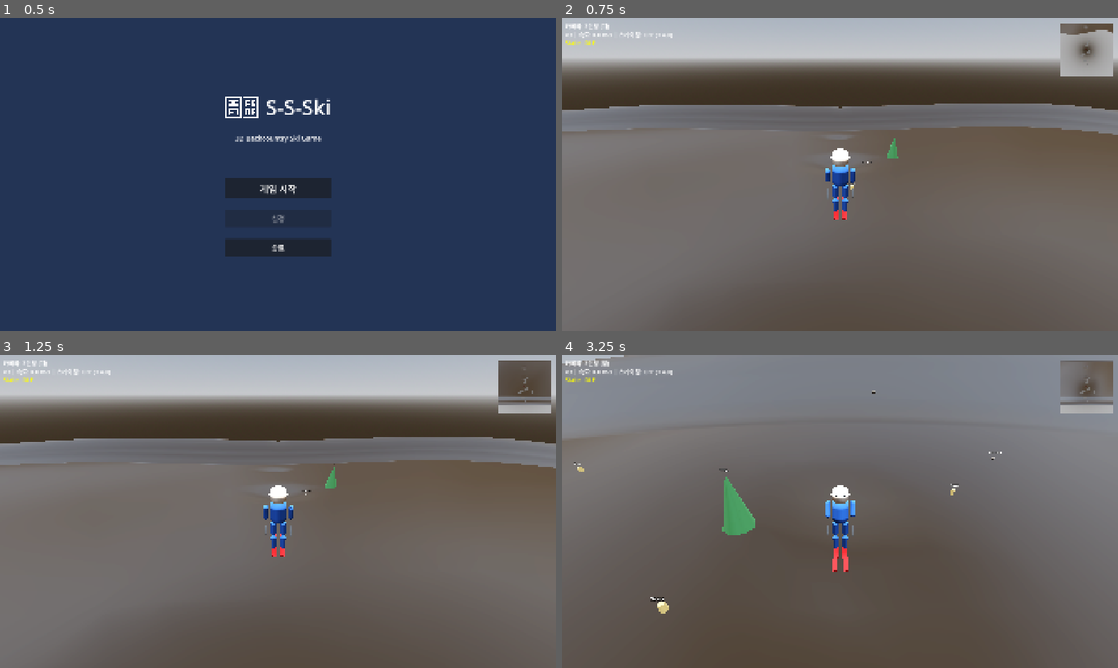
Above: before the commit, frames 1-4 (two rows, left to right).
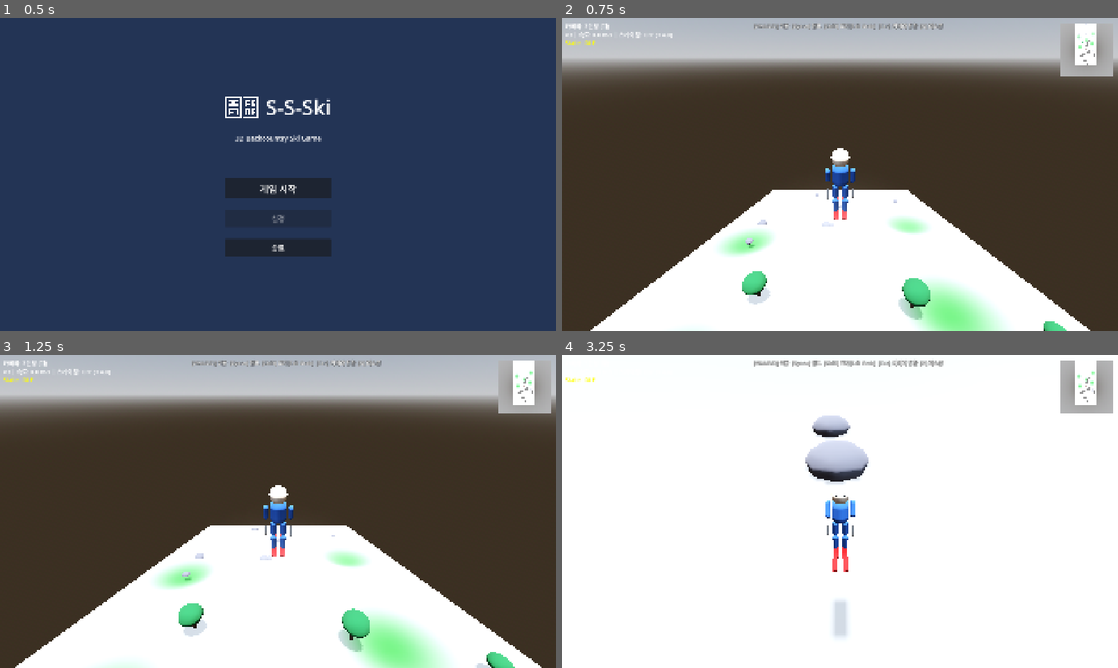
Above: after the commit, the same moments.

Repository: kimhanui/ski-boarder
Game: Godot game, scene res://scenes/ui/title_screen.tscn
The game is run twice, just before and just after one commit, with the same random seed, the same clock (stepped at 60 frames per second) and the same inputs.
Inputs (mouse positions are in pixels of both pictures, inside the frame that each line leads up to):
- Up to frame 1 (0.5 s): no input
- Up to frame 2 (0.75 s): click "게임 시작" at 0.5 s
- Up to frame 3 (1.25 s): no input
- Up to frame 4 (3.25 s): move the mouse to (962, 495) at 1.27 s; hold D (move_right) 1.28-2 s; hold Tab (toggle_camera) 1.28-2 s; click (962, 495) at 1.42 s; tap Space (jump) at 1.52 s; tap L (toggle_terrain) at 1.55, 3.05 s; drag from (728, 527) to (812, 574) at 2.02 s; move the mouse to (895, 442) at 2.77 s; hold D (move_right) from 2.78 s (still down); hold Shift (sprint) from 2.78 s (still down)

Frame 1 is identical in both runs. In frame 2, 72% of the frame differs, in the area x 0-100%, y 1-100%; in frame 3, 74%; in frame 4, 99%, in the area x 0-100%, y 0-100%.

Commit message:
Improve V2 terrain system and add UI key guide
Major improvements:
- Fix V2 terrain player spawn position (Y=10 instead of Y=355)
- Fix hole respawn issue by adjusting threshold and positions
- Add on-screen key guide display at top of screen
- Restrict L key terrain toggle to test mode only
- Reduce camera modes from 4 to 3 (remove free camera from F1 cycle)
- Fix obstacles floating above terrain by removing +1.0m offset
- Enable ETC2 ASTC texture compression for macOS builds

Changes:
- procedural_slope.gd: V2 terrain uses correct spawn height
- player_v3.gd: Respawn threshold -50m → -70m, camera modes 3 only
- terrain_generator_v2.gd: Hole positions adjusted, obstacle offset removed
- main.gd: L key restricted to test mode, key guide added
- key_guide.gd: New UI component showing controls
- project.godot: ETC2 ASTC compression enabled

🤖 Generated with [Claude Code](https://claude.com/claude-code)

Co-Authored-By: Claude <noreply@anthropic.com>

Diff:
--- a/project.godot
+++ b/project.godot
@@ -107,6 +107,7 @@
 
 textures/canvas_textures/default_texture_filter=2
 renderer/rendering_method.mobile="gl_compatibility"
+textures/vram_compression/import_etc2_astc=true
 lights_and_shadows/directional_shadow/soft_shadow_filter_quality=3
 anti_aliasing/quality/msaa_3d=2
 environment/defaults/default_clear_color=Color(0.53, 0.81, 0.92, 1)
--- a/scenes/environment/procedural_slope.gd
+++ b/scenes/environment/procedural_slope.gd
@@ -9,7 +9,7 @@
 @export var random_seed: int = -1
 
 ## Terrain version: 0=V1 (Procedural), 1=V2 (Flat)
-@export_enum("V1 (Procedural)", "V2 (Flat)") var terrain_version: int = 0
+@export_enum("V1 (Procedural)", "V2 (Flat)") var terrain_version: int = 1
 
 ## Optional JSON file path. If difficulty is set, this is ignored and terrain is generated procedurally.
 @export var slope_data_path: String = "res://resources/slope_data.json"
@@ -103,11 +103,16 @@
 	# For procedural generation, calculate start position from config
 	var start_point: Array
 
-	if not diff.is_empty():
-		# Procedural: use config to get start height
+	# V2 지형은 Y=0 부근에 있으므로 다른 높이 사용
+	if terrain_version == 1:  # V2 (Flat)
+		# V2는 0-200m 길이의 평평한 경사면, Y=0 부근
+		start_point = [0, 5, -20]  # 지형 표면 약간 위
+		print("Calculated V2 start point: [%.1f, %.1f, %.1f]" % [start_point[0], start_point[1], start_point[2]])
+	elif not diff.is_empty():
+		# V1 Procedural: use config to get start height
 		var config = DifficultyConfig.get_config(diff)
 		start_point = [0, config.vertical_drop, -20]
-		print("Calculated procedural start point: [%.1f, %.1f, %.1f]" % [start_point[0], start_point[1], start_point[2]])
+		print("Calculated V1 procedural start point: [%.1f, %.1f, %.1f]" % [start_point[0], start_point[1], start_point[2]])
 	else:
 		# JSON: get from path spline data
 		var path_data = data.get("path_spline", {})
@@ -127,7 +132,7 @@
 		return
 
 	# Position player above start point with some clearance
-	# Move player slightly 	into the slope (negative Z) to ensure they're on terrain
+	# Move player slightly into the slope (negative Z) to ensure they're on terrain
 	var spawn_position = Vector3(start_point[0], start_point[1] + 5.0, start_point[2] - 10.0)
 	player.global_position = spawn_position
 
--- a/scenes/main.gd
+++ b/scenes/main.gd
@@ -19,6 +19,9 @@
 	# Force DirectionalLight3D shadow settings (prevent Godot editor from removing them)
 	_enforce_shadow_settings()
 
+	# Add key guide to UI
+	_add_key_guide()
+
 	# Connect Test Mode Manager signal
 	TestModeManager.test_mode_changed.connect(_on_test_mode_changed)
 	# Apply initial test mode state
@@ -76,7 +79,11 @@
 
 func _unhandled_input(event: InputEvent) -> void:
 	if event.is_action_pressed("toggle_terrain"):
-		_toggle_terrain_version()
+		# L 키는 테스트 모드일 때만 작동
+		if TestModeManager.test_mode_enabled:
+			_toggle_terrain_version()
+		else:
+			print("[Main] L key ignored - test mode OFF")
 
 
 func _toggle_terrain_version() -> void:
@@ -215,3 +222,19 @@
 
 	# Note: Functionality remains active even when UI is hidden
 	# Keyboard shortcuts still work (e.g., L for terrain toggle)
+
+
+func _add_key_guide() -> void:
+	# 키 가이드 Label 생성
+	var key_guide_script = load("res://scripts/ui/key_guide.gd")
+	var key_guide = Label.new()
+	key_guide.set_script(key_guide_script)
+	key_guide.name = "KeyGuide"
+
+	# UI CanvasLayer에 추가
+	var ui = $UI
+	if ui:
+		ui.add_child(key_guide)
+		print("[Main] Key guide added to UI")
+	else:
+		push_error("[Main] UI node not found, cannot add key guide")
--- a/scripts/player/player_v3.gd
+++ b/scripts/player/player_v3.gd
@@ -399,7 +399,7 @@
 	_update_air_rotation_ui()
 
 	# Debug fall detection
-	if global_position.y < -50:
+	if global_position.y < -70:
 		print("Player fell through terrain! Respawning...")
 		respawn()
 
@@ -738,6 +738,7 @@
 		# Z offset: 상체 기울기에 따라 어깨가 앞으로
 		var shoulder_z_offset = sin(torso_lean_rad) * 0.25
 		left_arm.position.z = shoulder_z_offset
+
 		right_arm.position.z = shoulder_z_offset
 
 
@@ -1285,7 +1286,7 @@
 ## 이렇게 하면 UI 버튼 클릭 시 Player가 입력을 가로채지 않음
 func _unhandled_input(event: InputEvent) -> void:
 	if event.is_action_pressed("toggle_camera"):
-		camera_mode = (camera_mode + 1) % 4
+		camera_mode = (camera_mode + 1) % 3  # 3가지 모드만: 0(뒤), 1(앞), 2(1인칭)
 		_apply_camera_mode()
 		camera_mode_changed.emit(_get_camera_mode_name())
 
@@ -1299,26 +1300,21 @@
 
 func _apply_camera_mode() -> void:
 	match camera_mode:
-		0:
+		0:  # 3인칭 (뒤)
 			camera_third_person.current = true
 			camera_third_person_front.current = false
 			camera_first_person.current = false
 			camera_free.deactivate()
-		1:
+		1:  # 3인칭 (앞)
 			camera_third_person.current = false
 			camera_third_person_front.current = true
 			camera_first_person.current = false
 			camera_free.deactivate()
-		2:
+		2:  # 1인칭
 			camera_third_person.current = false
 			camera_third_person_front.current = false
 			camera_first_person.current = true
 			camera_free.deactivate()
-		3:
-			camera_third_person.current = false
-			camera_third_person_front.current = false
-			camera_first_person.current = false
-			camera_free.activate()
 
 	_update_visibility()
 
@@ -1328,7 +1324,6 @@
 		0: return "3인칭 (뒤)"
 		1: return "3인칭 (앞)"
 		2: return "1인칭"
-		3: return "프리 카메라"
 		_: return "알 수 없음"
 
 
--- a/scripts/terrain/terrain_generator_v2.gd
+++ b/scripts/terrain/terrain_generator_v2.gd
@@ -94,12 +94,13 @@
 	var surface_normal = Vector3(0, cos(slope_angle_rad), sin(slope_angle_rad)).normalized()
 
 	# Define 5 hole positions scattered across slope (player spawns at Z=-30)
+	# Adjusted positions to prevent respawn trigger (Y < -70)
 	var hole_positions = [
-		Vector3(-30, 0, -40),    # Left-top
-		Vector3(25, 0, -60),     # Right-middle
-		Vector3(0, 0, -80),      # Center
-		Vector3(-35, 0, -100),   # Left-bottom
-		Vector3(30, 0, -120),    # Right-bottom
+		Vector3(-30, 0, -35),    # Left-top (Y ≈ -31.0m)
+		Vector3(25, 0, -50),     # Right-middle (Y ≈ -36.4m)
+		Vector3(0, 0, -65),      # Center (Y ≈ -41.9m)
+		Vector3(-35, 0, -80),    # Left-bottom (Y ≈ -47.3m)
+		Vector3(30, 0, -95),     # Right-bottom (Y ≈ -52.8m)
 	]
 	var hole_radius = 12.0  # Meters (smaller)
 	var hole_depth = 3.0    # Meters at center (shallower)
@@ -226,7 +227,7 @@
 		# Calculate height based on slope
 		var z_distance = start_z - z
 		var y_drop = z_distance * slope_ratio
-		var y = -y_drop + 1.0  # Slight elevation above ground
+		var y = -y_drop  # Ground level (collision shapes handle elevation)
 
 		# Random obstacle type and scale
 		var type = "rock" if rng.randf() > 0.4 else "tree"
--- /dev/null
+++ b/scripts/ui/key_guide.gd
@@ -0,0 +1,38 @@
+extends Label
+
+## 화면 상단에 키 가이드를 표시하는 UI
+
+func _ready() -> void:
+	# 텍스트 설정
+	text = "[W/A/S/D] 이동  [Space] 점프  [Shift] 묘기(Tail Grab)  [Tab] 카메라 전환  [R] 리스폰"
+
+	# 위치 설정: 화면 상단 중앙
+	anchor_left = 0.5
+	anchor_right = 0.5
+	anchor_top = 0.0
+	anchor_bottom = 0.0
+	offset_left = -300  # 중앙 정렬을 위한 오프셋 (텍스트 길이의 절반)
+	offset_right = 300
+	offset_top = 10
+	offset_bottom = 40
+
+	# 폰트 설정
+	add_theme_font_size_override("font_size", 18)
+
+	# 텍스트 정렬
+	horizontal_alignment = HORIZONTAL_ALIGNMENT_CENTER
+	vertical_alignment = VERTICAL_ALIGNMENT_TOP
+
+	# 색상 설정 (흰색 텍스트)
+	add_theme_color_override("font_color", Color(1.0, 1.0, 1.0, 1.0))
+
+	# 외곽선 설정 (가독성 향상)
+	add_theme_color_override("font_outline_color", Color(0.0, 0.0, 0.0, 0.8))
+	add_theme_constant_override("outline_size", 2)
+
+	# 그림자 설정 (선택사항)
+	add_theme_color_override("font_shadow_color", Color(0.0, 0.0, 0.0, 0.5))
+	add_theme_constant_override("shadow_offset_x", 1)
+	add_theme_constant_override("shadow_offset_y", 1)
+
+	print("[KeyGuide] Key guide displayed")
Not shown, added: scripts/ui/key_guide.gd.uid
